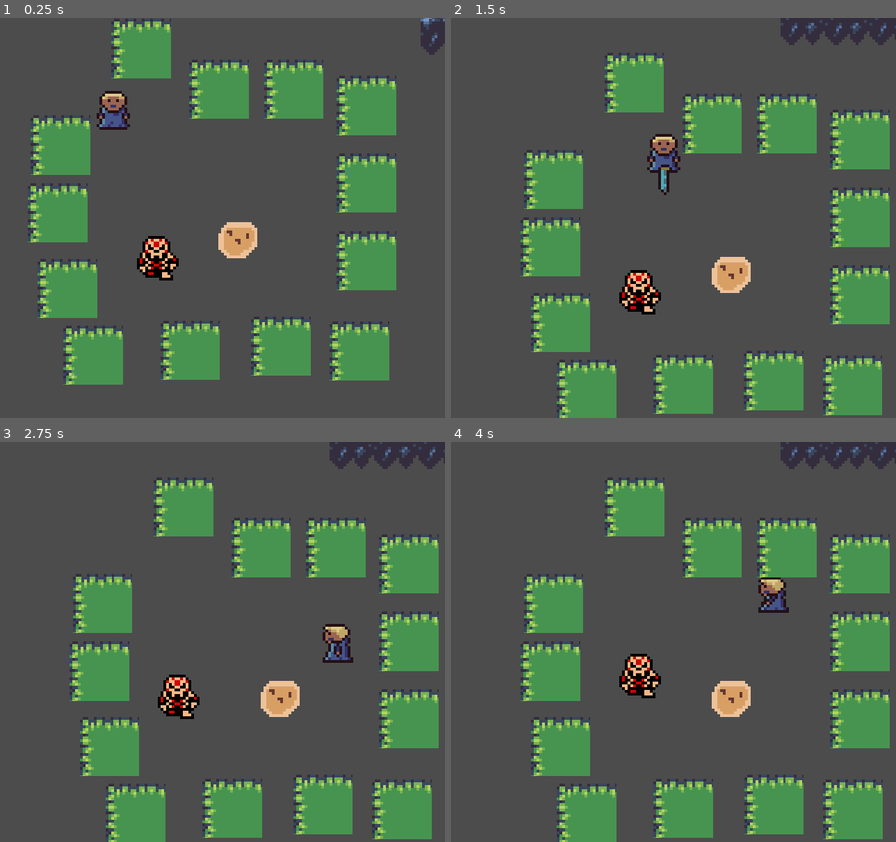
Above: before the commit, frames 1-4 (two rows, left to right).
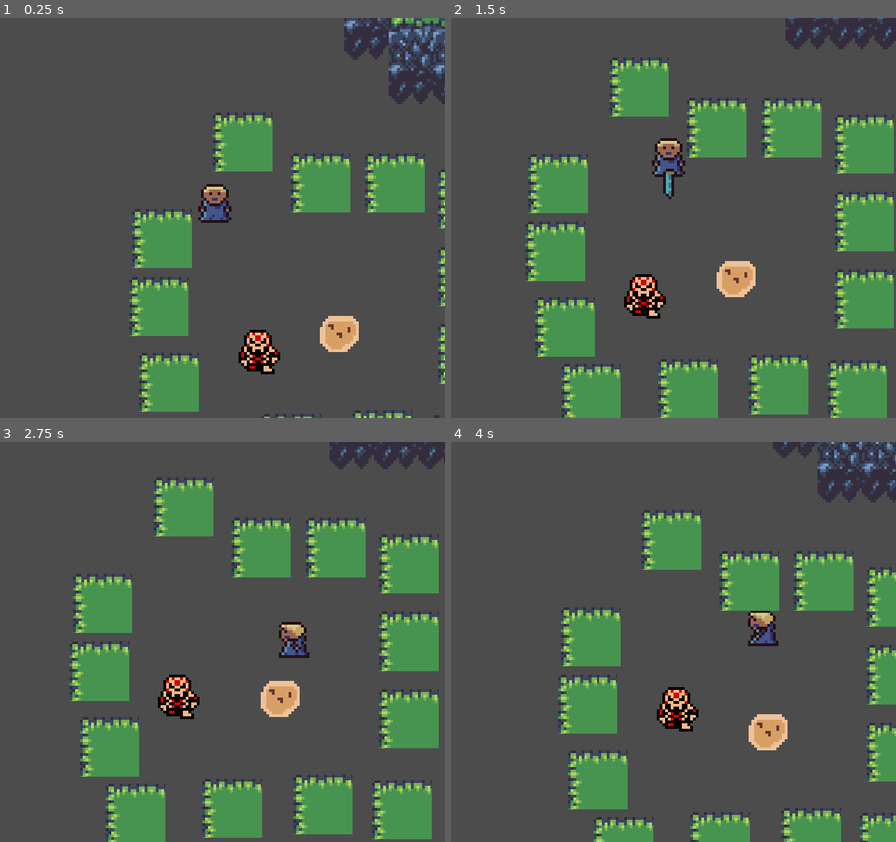
Above: after the commit, the same moments.

Repository: garrettwidner/Zeldalike
Game: Godot game, scene res://player/test.tscn
The game is run twice, just before and just after one commit, with the same random seed, the same clock (stepped at 60 frames per second) and the same inputs.
Inputs:
- Up to frame 1 (0.25 s): no input
- Up to frame 2 (1.5 s): hold Right (right) 0.53-1.28 s; hold J (a) 0.53-1.28 s; tap K (b) at 0.8, 1.35 s; hold Down (down) from 1.28 s (still down)
- Up to frame 3 (2.75 s): tap L (c, bound only before the commit) at 1.55 s; release Down (down) at 2.03 s; hold Right (right) from 2.03 s (still down); hold L (c, bound only before the commit) from 2.03 s (still down); tap I (x, bound only after the commit) at 2.3 s
- Up to frame 4 (4 s): release Right (right) at 2.78 s; release L (c, bound only before the commit) at 2.78 s; hold Up (up) 2.78-3.53 s; tap I (x, bound only after the commit) at 2.85 s; tap J (a) at 3.05 s; hold Left (left) from 3.53 s (still down); hold J (a) from 3.53 s (still down); tap K (b) at 3.8 s

The runs differ from the first frame. In frame 1, 36% of the frame differs, in the area x 6-100%, y 0-100%; in frame 2, 14%; in frame 3, 1.2%; in frame 4, 35%.
Error in both runs: Attempt to call function 'connect' in base 'null instance' on a null instance. (res://player/player.gd:21)

Commit message:
Added script to switch between two styles of camera

Diff:
--- /dev/null
+++ b/zeldalike/items/itemequipswitcher.gd
@@ -0,0 +1 @@
+extends Node
--- /dev/null
+++ b/zeldalike/player/camera/cameracontroller.gd
@@ -0,0 +1,30 @@
+extends Position2D
+
+onready var cameragridsnapper = get_node("../cameragridsnapper")
+onready var cameraoffset = get_node("../pivot/cameraoffset")
+onready var camera = get_node("../pivot/cameraoffset/Camera2D")
+
+var isFree = true
+
+var camerasize
+
+func _ready():
+	camerasize = get_viewport().get_visible_rect().size
+	pass
+
+func _process(delta):
+	if Input.is_action_just_pressed("a"):
+		switch_camera_style()
+
+func switch_camera_style():
+	if isFree:
+		cameraoffset.remove_child(camera)
+		cameragridsnapper.add_child(camera)
+		camera.position = Vector2(camerasize.x / 2, camerasize.y / 2)
+		isFree = false
+	else:
+		cameragridsnapper.remove_child(camera)
+		cameraoffset.add_child(camera)
+		camera.position = Vector2(0,0)
+		isFree = true
+	pass
--- a/zeldalike/player/player.gd
+++ b/zeldalike/player/player.gd
@@ -80,10 +80,8 @@
 
 	self.get_parent().add_child(sprinkle)
 
-
-
 func set_speed():
-	if Input.is_action_pressed("c"):
+	if Input.is_action_pressed("x"):
 		speed = runspeed
 	else:
 		speed = walkspeed
--- a/zeldalike/player/player.tscn
+++ b/zeldalike/player/player.tscn
@@ -1,10 +1,11 @@
-[gd_scene load_steps=17 format=2]
+[gd_scene load_steps=18 format=2]
 
 [ext_resource path="res://player/player.gd" type="Script" id=1]
 [ext_resource path="res://player/Iodan.png" type="Texture" id=2]
 [ext_resource path="res://player/camera/camerapivot.gd" type="Script" id=3]
-[ext_resource path="res://player/camera/cameragridsnapper.gd" type="Script" id=4]
-[ext_resource path="res://tiles/Plants.png" type="Texture" id=5]
+[ext_resource path="res://tiles/Plants.png" type="Texture" id=4]
+[ext_resource path="res://player/camera/cameragridsnapper.gd" type="Script" id=5]
+[ext_resource path="res://player/camera/cameracontroller.gd" type="Script" id=6]
 
 [sub_resource type="RectangleShape2D" id=1]
 extents = Vector2( 6, 6 )
@@ -179,37 +180,40 @@
 script = ExtResource( 3 )
 
 [node name="cameraoffset" type="Position2D" parent="pivot"]
-position = Vector2( 21.3586, 0 )
-
-[node name="cameragridsnapper" type="Position2D" parent="."]
-script = ExtResource( 4 )
-
-[node name="Camera2D" type="Camera2D" parent="cameragridsnapper"]
-offset = Vector2( 80, 72 )
+position = Vector2( 8, 0 )
+
+[node name="Camera2D" type="Camera2D" parent="pivot/cameraoffset"]
 current = true
 drag_margin_h_enabled = false
 drag_margin_v_enabled = false
 smoothing_enabled = true
+smoothing_speed = 4.0
 editor_draw_drag_margin = true
 
-[node name="testparameter" type="Sprite" parent="cameragridsnapper/Camera2D"]
+[node name="testparameter" type="Sprite" parent="pivot/cameraoffset/Camera2D"]
 visible = false
 position = Vector2( 48.7541, 0.35849 )
-texture = ExtResource( 5 )
-
-[node name="testparameter2" type="Sprite" parent="cameragridsnapper/Camera2D"]
+texture = ExtResource( 4 )
+
+[node name="testparameter2" type="Sprite" parent="pivot/cameraoffset/Camera2D"]
 visible = false
 position = Vector2( -47.6787, 0.35849 )
-texture = ExtResource( 5 )
-
-[node name="testparameter3" type="Sprite" parent="cameragridsnapper/Camera2D"]
+texture = ExtResource( 4 )
+
+[node name="testparameter3" type="Sprite" parent="pivot/cameraoffset/Camera2D"]
 visible = false
 position = Vector2( 1.43394, -42.3014 )
 rotation = 1.5708
-texture = ExtResource( 5 )
-
-[node name="testparameter4" type="Sprite" parent="cameragridsnapper/Camera2D"]
+texture = ExtResource( 4 )
+
+[node name="testparameter4" type="Sprite" parent="pivot/cameraoffset/Camera2D"]
 visible = false
 position = Vector2( 0.35849, 44.4523 )
 rotation = 1.5708
-texture = ExtResource( 5 )
+texture = ExtResource( 4 )
+
+[node name="cameragridsnapper" type="Position2D" parent="."]
+script = ExtResource( 5 )
+
+[node name="cameracontroller" type="Position2D" parent="."]
+script = ExtResource( 6 )
--- a/zeldalike/project.godot
+++ b/zeldalike/project.godot
@@ -97,9 +97,15 @@
 , Object(InputEventJoypadButton,"resource_local_to_scene":false,"resource_name":"","device":0,"button_index":0,"pressure":0.0,"pressed":false,"script":null)
  ]
 }
-c={
+y={
 "deadzone": 0.5,
-"events": [ Object(InputEventKey,"resource_local_to_scene":false,"resource_name":"","device":0,"alt":false,"shift":false,"control":false,"meta":false,"command":false,"pressed":false,"scancode":76,"unicode":0,"echo":false,"script":null)
+"events": [ Object(InputEventKey,"resource_local_to_scene":false,"resource_name":"","device":0,"alt":false,"shift":false,"control":false,"meta":false,"command":false,"pressed":false,"scancode":85,"unicode":0,"echo":false,"script":null)
+, Object(InputEventJoypadButton,"resource_local_to_scene":false,"resource_name":"","device":0,"button_index":3,"pressure":0.0,"pressed":false,"script":null)
+ ]
+}
+x={
+"deadzone": 0.5,
+"events": [ Object(InputEventKey,"resource_local_to_scene":false,"resource_name":"","device":0,"alt":false,"shift":false,"control":false,"meta":false,"command":false,"pressed":false,"scancode":73,"unicode":0,"echo":false,"script":null)
 , Object(InputEventJoypadButton,"resource_local_to_scene":false,"resource_name":"","device":0,"button_index":1,"pressure":0.0,"pressed":false,"script":null)
  ]
 }
Binary file added: zeldalike/items/ItemSelectionUI.png
Not shown, added: zeldalike/items/ItemSelectionUI.png.import
